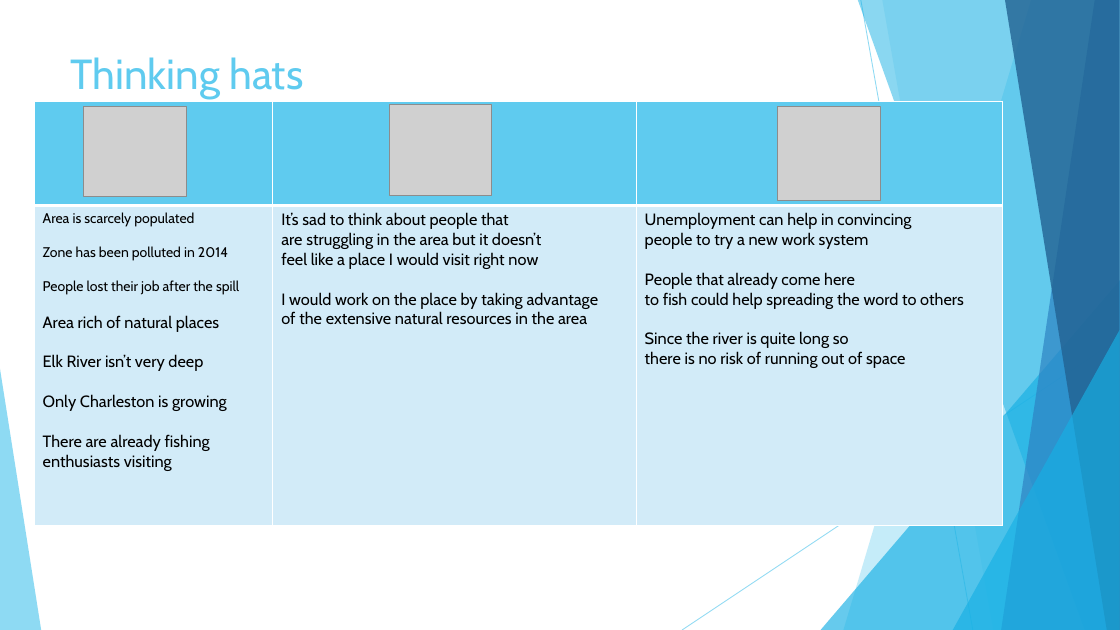
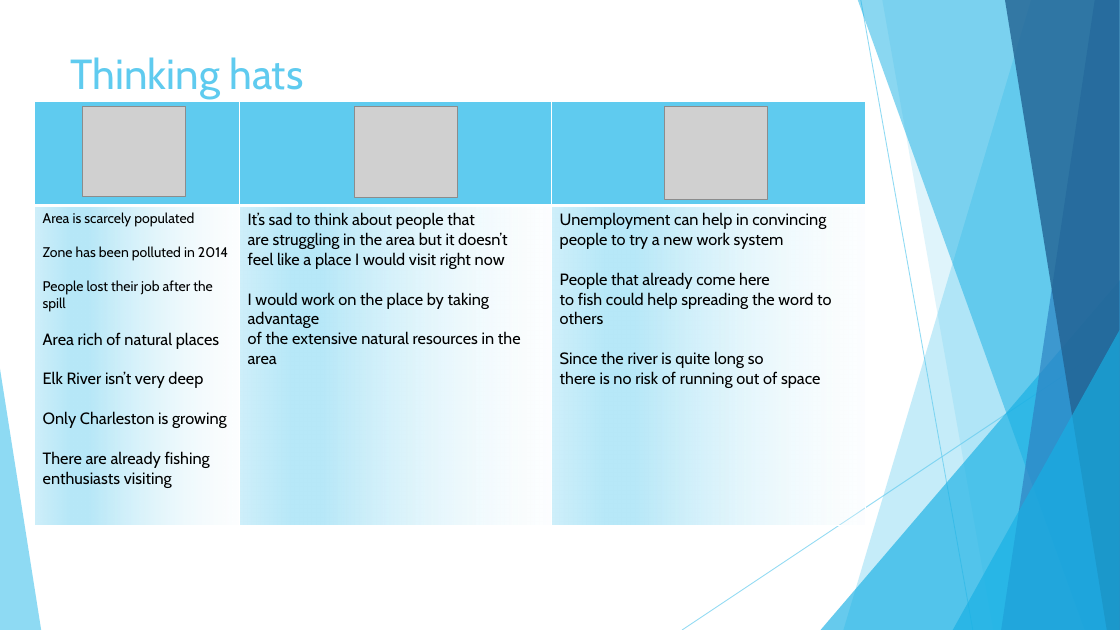
Before and after one commit to Riccardo95Facchini/DIL-2019, a slide deck: slide 5 of Presentation.pptx. Drawn at 1120x630 pixels with LibreOffice and Linux fonts; fonts in the diff are those of the drawing; grey boxes stand for pictures. Boxes give left, top, right and bottom in pixels: in the first picture for what was removed or moved away, otherwise in the second. Text is boxed around its words. In the diff, an @@ line names an element or a change of style, - is before the commit and + after.

```diff
--- a/Presentation.pptx
+++ b/Presentation.pptx
@@ table at <box>34,101,866,544</box> @@
@@ fill #D2ECF9 to gradient #F7FCFE to #B7E8F8 to #CFEFFA in row 2 @@
@@ table: place and size @@
-table at <box>34,101,1002,525</box>
+table at <box>34,101,866,544</box>
@@ picture: place and size @@
-picture at <box>389,104,492,195</box>
+picture at <box>355,107,457,197</box>
@@ picture: place and size @@
-picture at <box>778,107,881,200</box>
+picture at <box>665,107,767,200</box>
```
Also in this commit, not shown: 2 other slides changed, 1 slide added, 8 other files.
